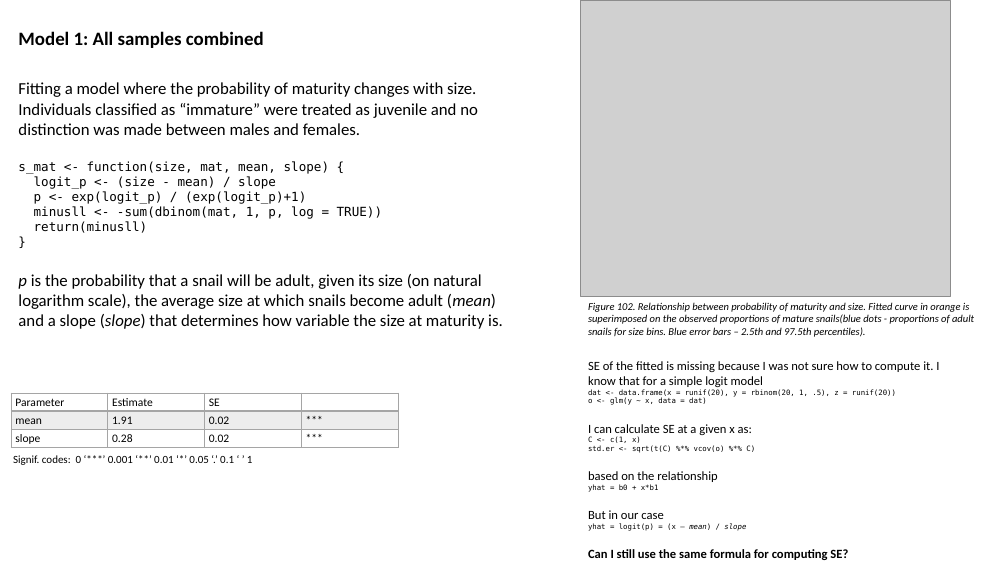
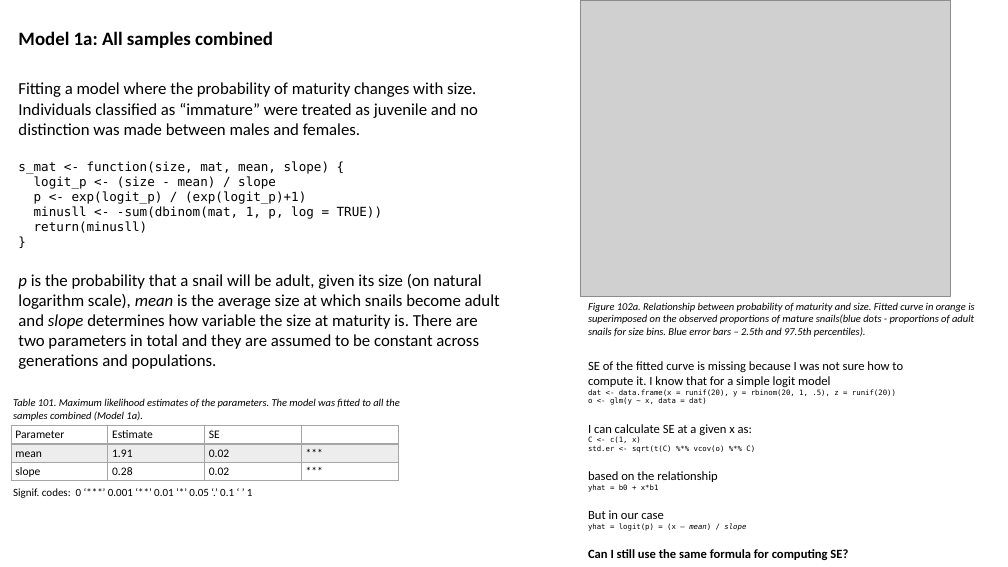
Before and after one commit to sam0per/Littorina_CZ_offspring, a slide deck: slide 2 of docs/Littorina_offspring_size_maturity.pptx. Drawn at 1008x567 pixels with LibreOffice and Linux fonts; fonts in the diff are those of the drawing; grey boxes stand for pictures. Boxes give left, top, right and bottom in pixels: in the first picture for what was removed or moved away, otherwise in the second. Text is boxed around its words. In the diff, an @@ line names an element or a change of style, - is before the commit and + after.

Commit message:
size at maturity sex and generation models

```diff
--- a/docs/Littorina_offspring_size_maturity.pptx
+++ b/docs/Littorina_offspring_size_maturity.pptx
@@ text at (x1=18, y1=31, x2=273, y2=48): text changed @@
-Model 1: All samples combined
+Model 1a: All samples combined
@@ text at (x1=18, y1=274, x2=500, y2=369): text changed @@
-p is the probability that a snail will be adult, given its size (on natural logarithm scale), the average size at which snails become adult (mean) and a slope (slope) that determines how variable the size at maturity is.
+p is the probability that a snail will be adult, given its size (on natural logarithm scale), mean is the average size at which snails become adult and slope determines how variable the size at maturity is. There are two parameters in total and they are assumed to be constant across generations and populations.
@@ text at (x1=588, y1=302, x2=974, y2=337): text changed @@
-Figure 102. Relationship between probability of maturity and size. Fitted curve in orange is superimposed on the observed proportions of mature snails(blue dots - proportions of adult snails for size bins. Blue error bars – 2.5th and 97.5th percentiles).
+Figure 102a. Relationship between probability of maturity and size. Fitted curve in orange is superimposed on the observed proportions of mature snails(blue dots - proportions of adult snails for size bins. Blue error bars – 2.5th and 97.5th percentiles).
@@ text at (x1=588, y1=361, x2=903, y2=387): text changed @@
-SE of the fitted is missing because I was not sure how to compute it. I know that for a simple logit model
+SE of the fitted curve is missing because I was not sure how to compute it. I know that for a simple logit model
@@ text added at (x1=13, y1=398, x2=400, y2=421), 10 pt, text #000000, italic @@
+Table 101. Maximum likelihood estimates of the parameters. The model was fitted to all the samples combined (Model 1a).
@@ table moved from (x1=11, y1=393, x2=399, y2=448) to (x1=11, y1=426, x2=399, y2=481) @@
@@ text "Signif. codes: 0 ‘***’ 0.001 ..." moved from (x1=13, y1=455, x2=253, y2=465) to (x1=13, y1=488, x2=253, y2=498) @@
```
Also in this commit, not shown: 6 other slides changed, 4 slides added, 2 slides removed, 2 other files.
